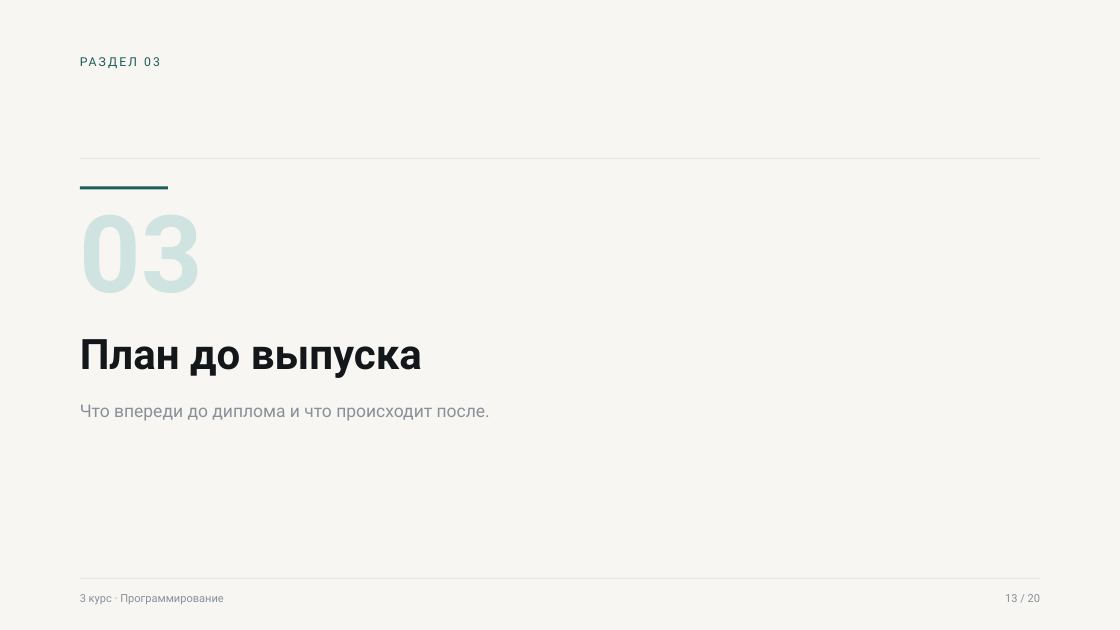
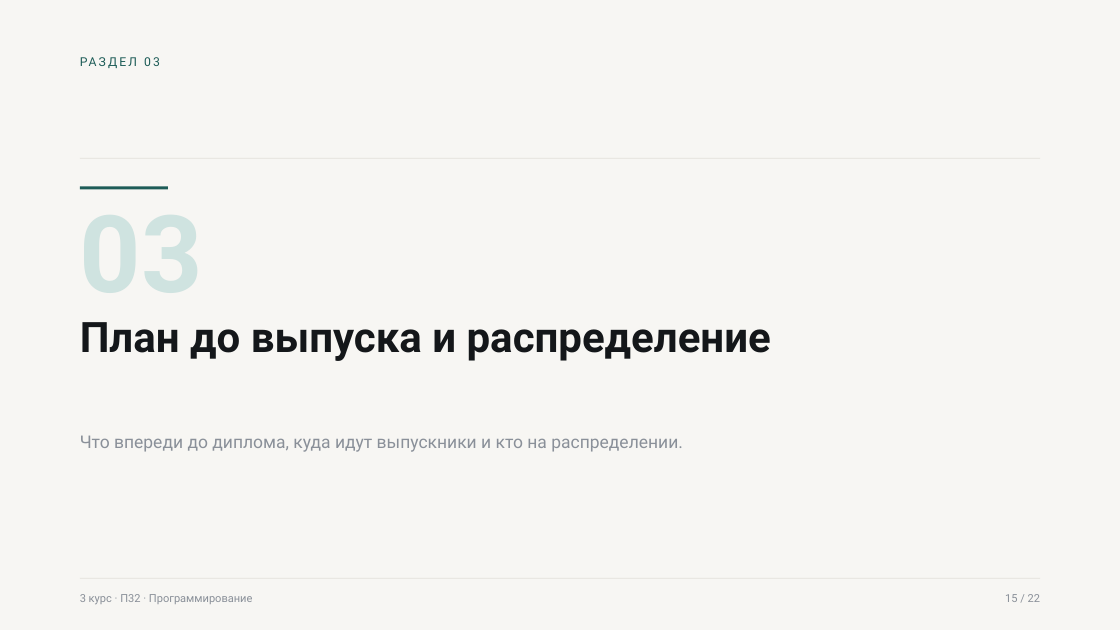
Before and after one commit to gadpam/game, a slide deck: slide 15 of presentation/out/Родительское_собрание_3_курс.pptx (slide 13 before the commit). Drawn at 1120x630 pixels with LibreOffice and Linux fonts; fonts in the diff are those of the drawing. Boxes give left, top, right and bottom in pixels: in the first picture for what was removed or moved away, otherwise in the second. Text is boxed around its words. In the diff, an @@ line names an element or a change of style, - is before the commit and + after.

```diff
--- a/presentation/out/Родительское_собрание_3_курс.pptx
+++ b/presentation/out/Родительское_собрание_3_курс.pptx
@@ text at (x1=80, y1=322, x2=771, y2=361): text changed @@
-План до выпуска
+План до выпуска и распределение
@@ text at (x1=80, y1=435, x2=683, y2=452): text changed @@
-Что впереди до диплома и что происходит после.
+Что впереди до диплома, куда идут выпускники и кто на распределении.
@@ text at (x1=80, y1=594, x2=253, y2=604): text changed @@
-3 курс · Программирование
+3 курс · П32 · Программирование
@@ text at (x1=1005, y1=594, x2=1040, y2=602): text changed @@
-13 / 20
+15 / 22
```
Also in this commit, not shown: 14 other slides changed, 7 slides added, 5 slides removed, 5 other files.
